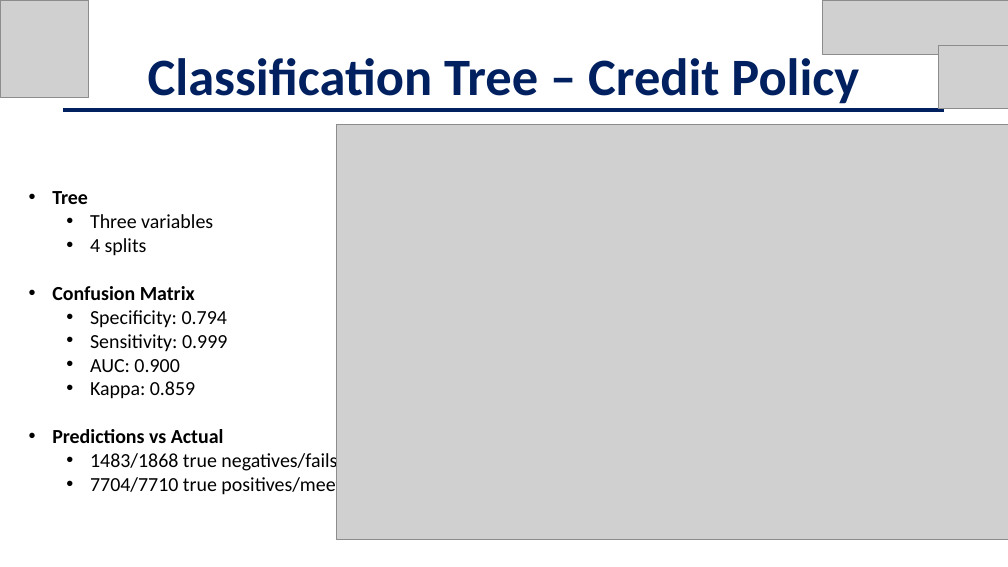
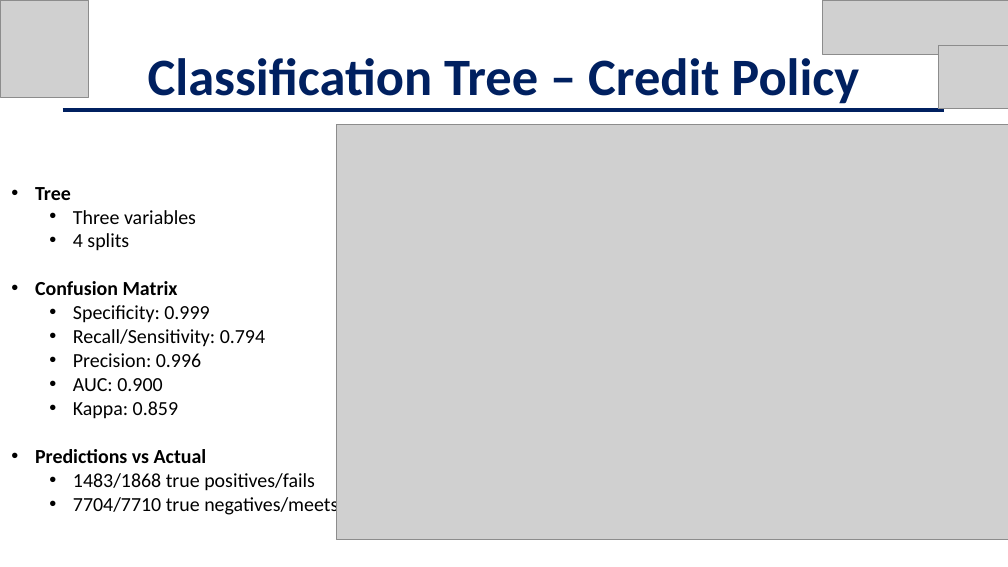
Before and after one commit to jschild01/JMB_DATS_6101, a slide deck: slide 24 of Project2/EDA_LendingClub_Slides - Project 2.pptx. Drawn at 1008x567 pixels with LibreOffice and Linux fonts; fonts in the diff are those of the drawing; grey boxes stand for pictures. Boxes give left, top, right and bottom in pixels: in the first picture for what was removed or moved away, otherwise in the second. Text is boxed around its words. In the diff, an @@ line names an element or a change of style, - is before the commit and + after.

```diff
--- a/Project2/EDA_LendingClub_Slides - Project 2.pptx
+++ b/Project2/EDA_LendingClub_Slides - Project 2.pptx
@@ text "Tree": place and size @@
-text "Tree" at box(52, 191, 350, 497)
+text "Tree" at box(35, 187, 338, 516)
@@ text at box(73, 305, 265, 367): text changed @@
-  • Specificity: 0.794
-  • Sensitivity: 0.999
+  • Specificity: 0.999
+  • Recall/Sensitivity: 0.794
+  • Precision: 0.996
@@ text at box(73, 473, 338, 516): text changed @@
-  • 1483/1868 true negatives/fails
-  • 7704/7710 true positives/meets
+  • 1483/1868 true positives/fails
+  • 7704/7710 true negatives/meets
```
Also in this commit, not shown: 2 other slides changed.
